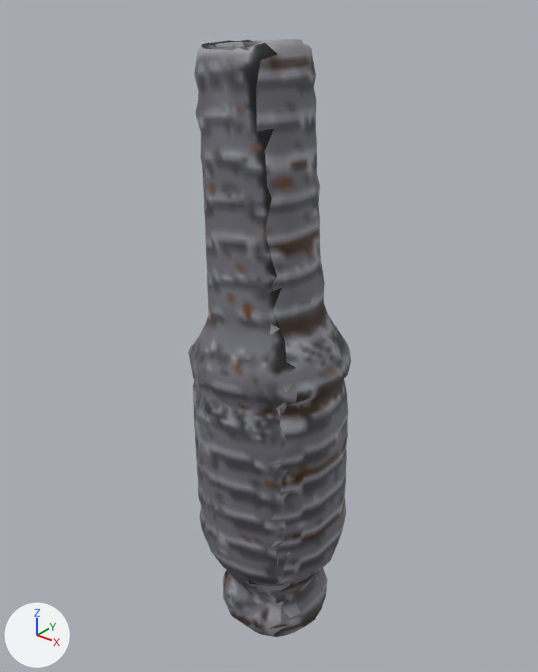
The glTF model www/proto3d/models/beth/equipment/fitted/orin/orin_plate_uncommon_leg_L.glb as it was, and as the next commit left it.
Before and after are seen from a 50 mm lens placed at (0.725, -0.916, 1.005), pointed at (0.084, -0.114, 0.508). Lighting does not change. The marker at lower left points along +X, +Y and +Z. The picture after the commit comes second. Vertices at exactly the same position are counted once.

Script lines for the objects in view, before the commit:
```python
me_orin_plate_uncommon_leg_l_hi_001 = bpy.data.meshes.new('orin_plate_uncommon_leg_L_hi.001')
me_orin_plate_uncommon_leg_l_hi_001.from_pydata(...)  # 2265 vertices, 4530 faces; spans x -0.02..0.222, y -0.25..-0.01, z -0.01..0.934
me_orin_plate_uncommon_leg_l_hi_001.materials.append(mat_orin_plate_uncommon_leg_l_mat)  # picture img_tex_orin_plate_uncommon_leg_l
ob_orin_plate_uncommon_leg_l = bpy.data.objects.new('orin_plate_uncommon_leg_L', me_orin_plate_uncommon_leg_l_hi_001)
ob_orin_plate_uncommon_leg_l.location = (0.0, 0.0, 0.0)
```
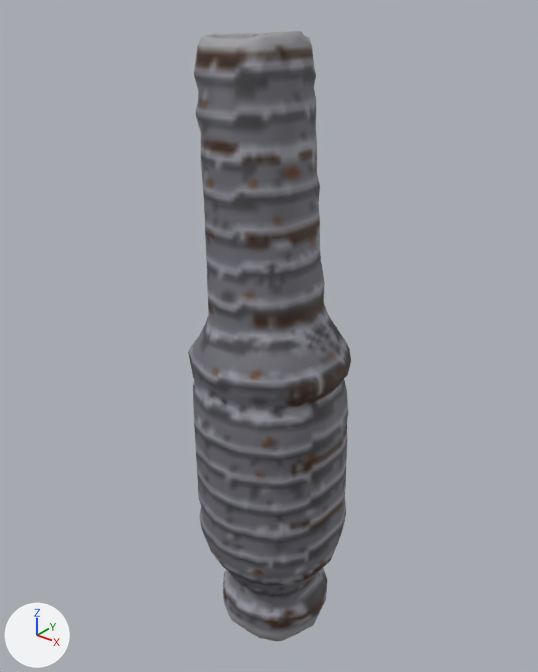
Where the change shows, as pixel boxes [x1, y1, x2, y2] in the pictures (538 x 672 px; the box of a moved part takes in the faces that stretch with it):
'orin_plate_uncommon_leg_L', reshaped: before [188, 39, 351, 637]; after [188, 31, 351, 641]
part 1 of me_orin_plate_uncommon_leg_l_hi_001, moved or reshaped: before [194, 39, 348, 637]; after [194, 31, 348, 641]
part 2 of me_orin_plate_uncommon_leg_l_hi_001, surface changed: [188, 92, 351, 622] in both

The change, as a diff of the scene's bpy script:
```diff
--- a/www/proto3d/models/beth/equipment/fitted/orin/orin_plate_uncommon_leg_L.glb.py
+++ b/www/proto3d/models/beth/equipment/fitted/orin/orin_plate_uncommon_leg_L.glb.py
@@ me_orin_plate_uncommon_leg_l_hi_001 @@
 # used by ob_orin_plate_uncommon_leg_l; location = (0.0, 0.0, 0.0)
-me_orin_plate_uncommon_leg_l_hi_001.from_pydata(...)  # 2265 vertices, 4530 faces; spans x -0.02..0.222, y -0.25..-0.01, z -0.01..0.934
+me_orin_plate_uncommon_leg_l_hi_001.from_pydata(...)  # 2265 vertices, 4530 faces; spans x -0.02..0.222, y -0.25..-0.01, z -0.02..0.942
+# me_orin_plate_uncommon_leg_l_hi_001 part 1: 86 vertices moved from x -0.001..0.209, y -0.248..-0.01, z -0.008..0.932 to x -0.001..0.208, y -0.248..-0.01, z -0.019..0.942; 360 vertices removed from x -0.001..0.222, y -0.244..-0.01, z -0.01..0.934; 360 vertices added at x 0.0..0.221, y -0.242..-0.01, z -0.02..0.942
+# me_orin_plate_uncommon_leg_l_hi_001 part 2: 3202 kept faces spanning x -0.02..0.222, y -0.25..-0.01, z -0.013..0.942 get new texture (UV) coordinates
 me_orin_plate_uncommon_leg_l_hi_001.materials.append(mat_orin_plate_uncommon_leg_l_mat)
```
